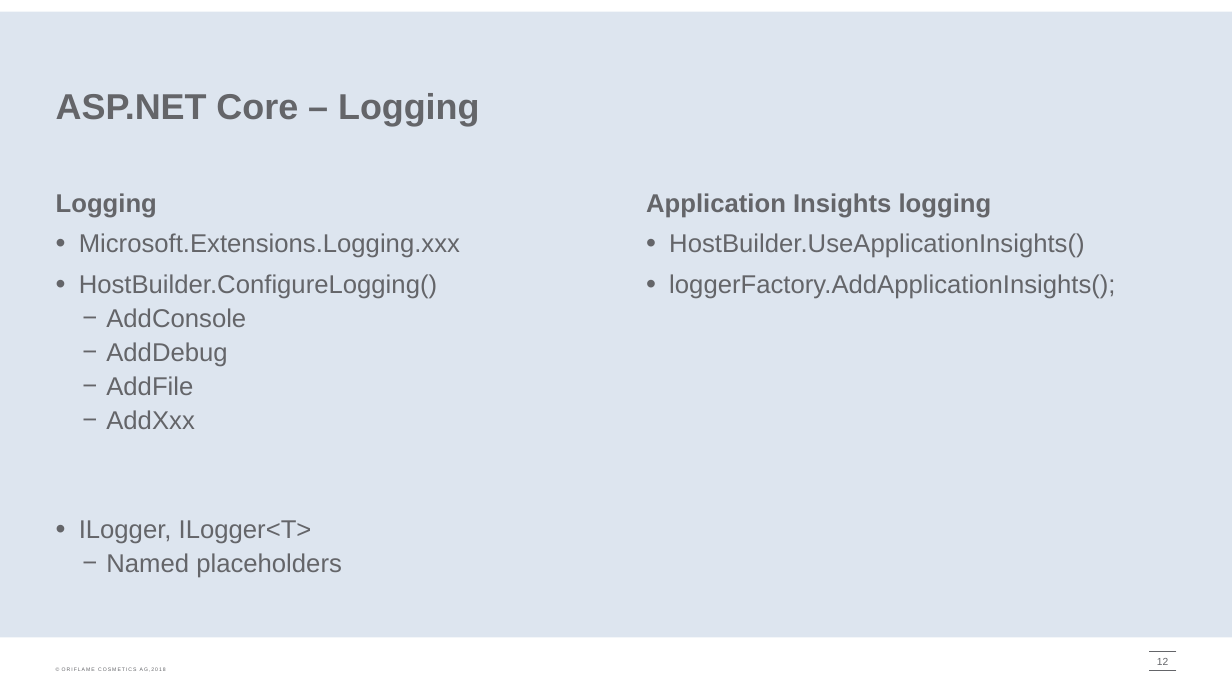
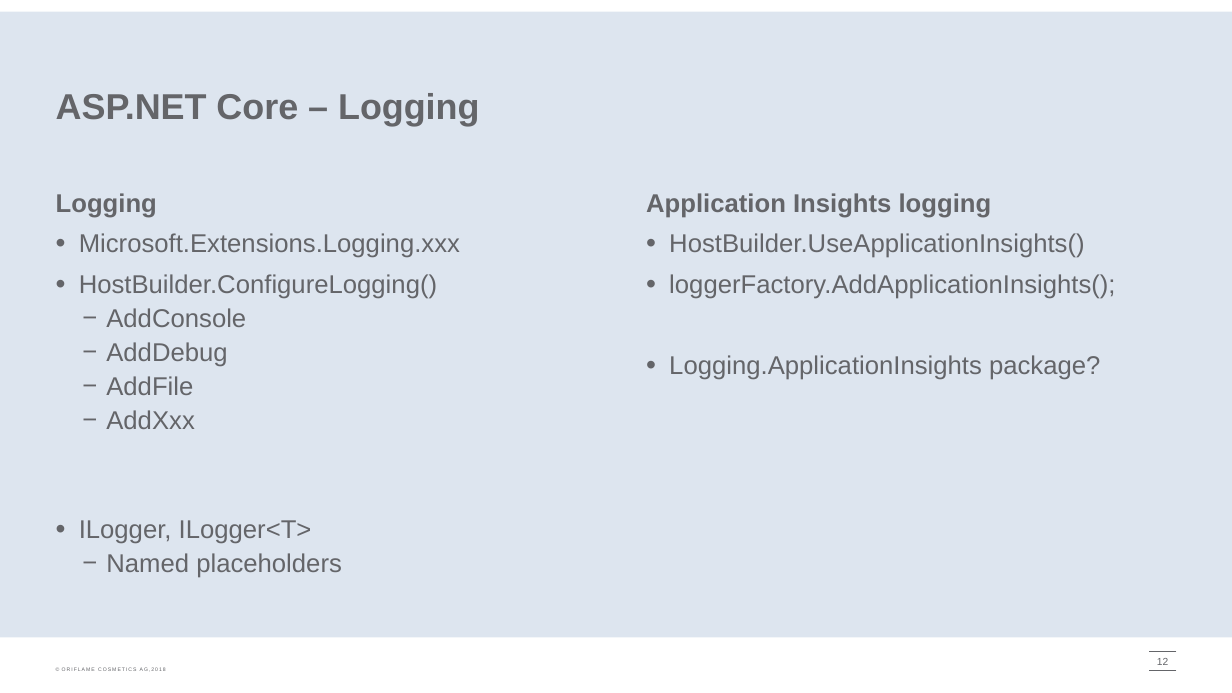
Before and after one commit to onpaj/coreintro, a slide deck: slide 12 of docs/CoreIntro.pptx. Drawn at 1232x693 pixels with LibreOffice and Linux fonts; fonts in the diff are those of the drawing; background and template pictures are left out. Boxes give left, top, right and bottom in pixels: in the first picture for what was removed or moved away, otherwise in the second. Text is boxed around its words. In the diff, an @@ line names an element or a change of style, - is before the commit and + after.

Commit message:
Logging

```diff
--- a/docs/CoreIntro.pptx
+++ b/docs/CoreIntro.pptx
@@ text at bbox=[669, 355, 1100, 380]: paragraph added @@
+• Logging.ApplicationInsights package?
```
Also in this commit, not shown: 1 other slide changed, 22 other files.
